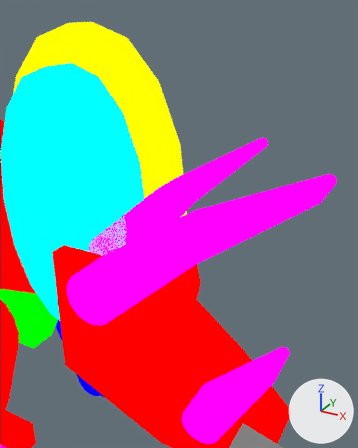
Renders of the Blender file assets-source/blender/motion/triceratops-idle.blend from each side of a commit.
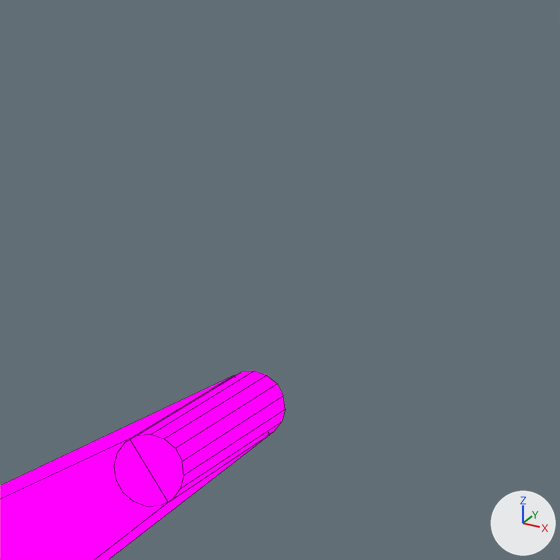
Old and new are each drawn from a 50 mm camera at (69.47, -24.64, 32.79) aimed at (59.71, -6.89, 23.91) and again close up on the part from 62% to 87% of the width and 18% to 37% of the height. Lighting does not change. The marker at lower right points along +X, +Y and +Z. The first two pictures are the older version. Both versions are drawn at full value of the shape key 'idle_04' of 'DinoTycoon_Motion_triceratops_idle_far_horn_tip'; the numbers are the values there. The close-ups show mesh edges as thin lines.

In view in the first close-up: 'DinoTycoon_Motion_triceratops_idle_far_horn_1', 'DinoTycoon_Motion_triceratops_idle_far_horn_tip'.
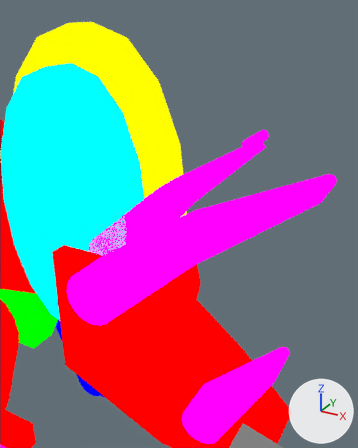
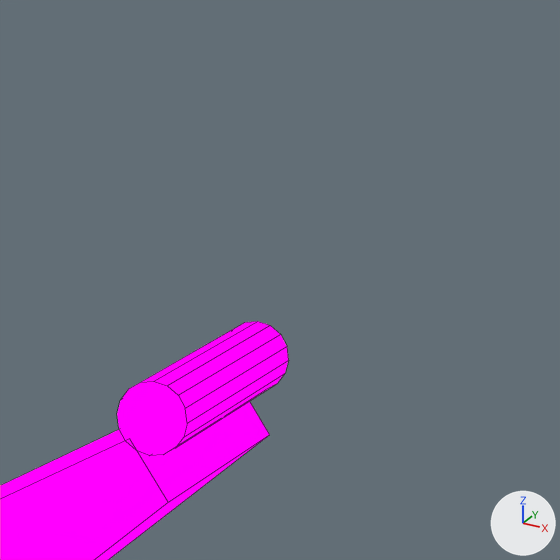
Pixel boxes [x1, y1, x2, y2] of what changed, in the close-ups (560 x 560 px):
'DinoTycoon_Motion_triceratops_idle_far_horn_tip', moved: before [114, 371, 285, 506]; after [117, 321, 289, 455]

The change, as a list of edits to the scene's bpy script:
```text
Change me_dinotycoon_motion_triceratops_idle_sample_far_horn_tip:
    used by ob_dinotycoon_motion_triceratops_idle_far_horn_tip; location = (0.0, 0.0, 0.0)
    remove me_dinotycoon_motion_triceratops_idle_sample_far_horn_tip.from_pydata(...)  # 32 vertices, 18 faces; spans x 61.75..62.25, y -5.0..-3.0, z 26.75..27.25
    add me_dinotycoon_motion_triceratops_idle_sample_far_horn_tip.from_pydata(...)  # 32 vertices, 18 faces; spans x 61.75..62.25, y -5.0..-3.0, z 27.1..27.61
    me_dinotycoon_motion_triceratops_idle_sample_far_horn_tip part 1: the whole mesh is moved by (0.0, 0.0, 0.36)
```
